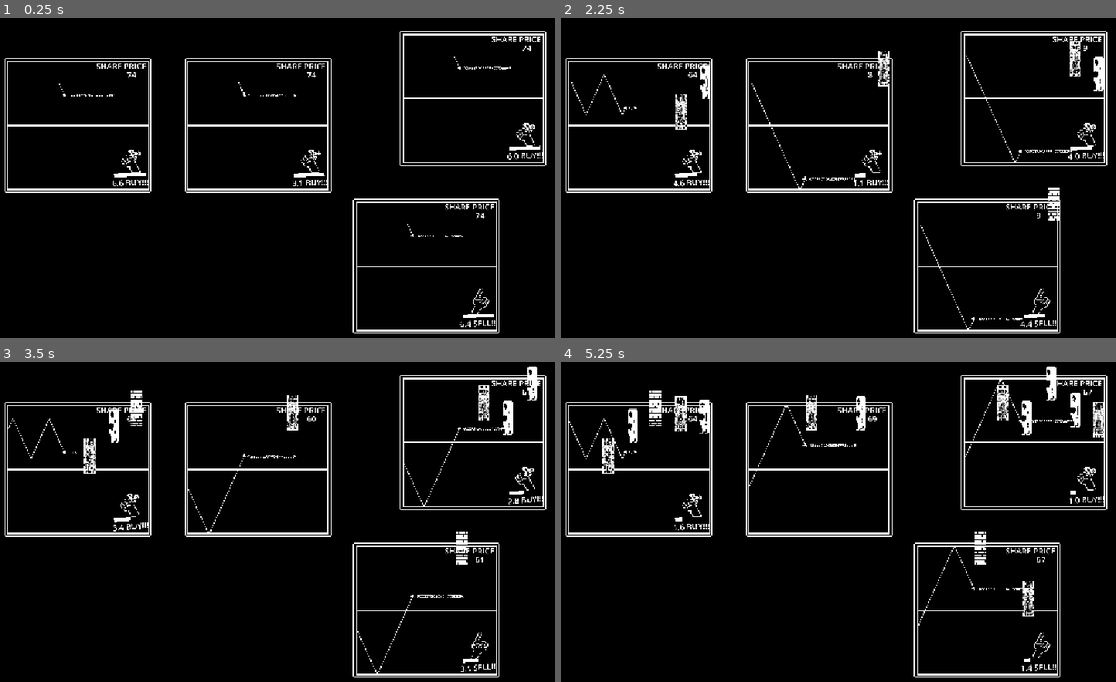
Above: before the commit, frames 1-4 (two rows, left to right).
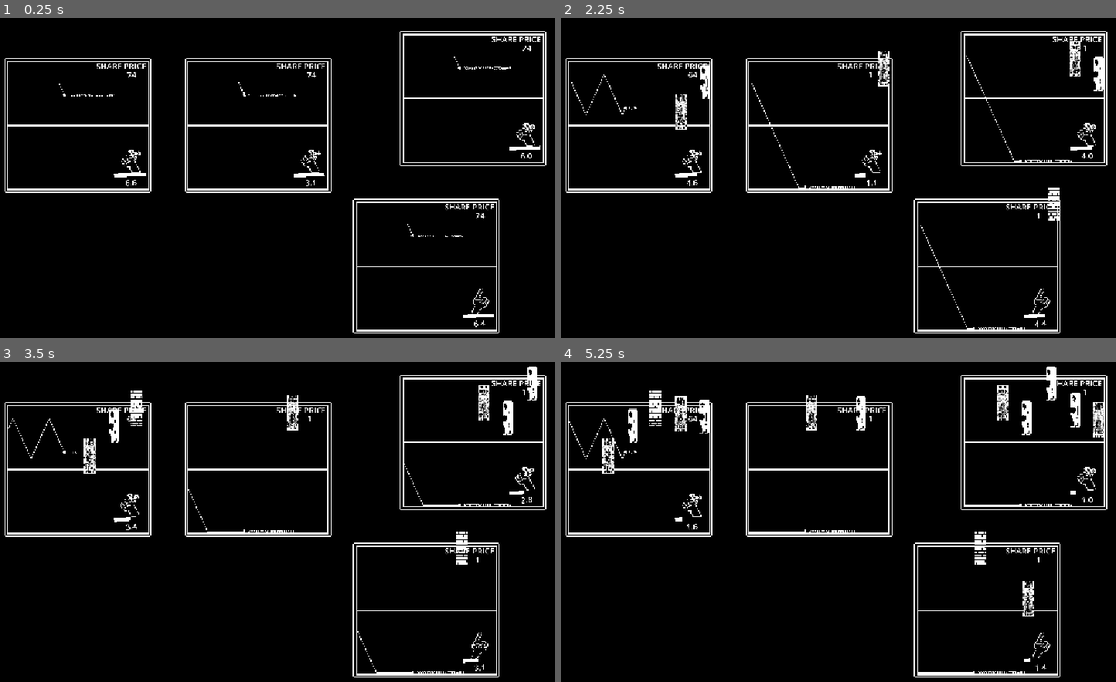
Above: after the commit, the same moments.

Repository: yarkoasaf/lauchablast-capitalism-1bitjam
Game: Godot game, scene res://node_2d.tscn
Two runs of this game, one before a commit and one after it. Both use one fixed random seed, a clock stepped at 60 frames per second and the inputs below. This scene is started directly instead of the project's main scene.
Inputs:
- Up to frame 1 (0.25 s): no input
- Up to frame 2 (2.25 s): tap A (wave) at 0.6, 1.35, 2.1 s
- Up to frame 3 (3.5 s): tap A (wave) at 2.85 s
- Up to frame 4 (5.25 s): tap A (wave) at 3.6, 4.35, 5.1 s

The runs differ from the first frame. In frame 1, 0.2% of the frame differs, in the area x 20-98%, y 41-97%; in frame 2, 0.5%; in frame 3, 0.6%; in frame 4, 0.7%, in the area x 20-98%, y 5-98%.

Commit message:
Revert "Merge branch 'buy-sell' into develop"
This reverts commit 59ca54df78d83685ffbab85649d077bcba9d71f9, reversing
changes made to 9b4f8d4abda4abbba7bf69f5259b55bf5fb0486a.

Diff:
--- a/hand_investor.gd
+++ b/hand_investor.gd
@@ -16,14 +16,11 @@
 var _time_left: float
 var _ui_timer: Timer
 var _dying: bool = false
-var buy_sell_text: String = ""
 
 func _ready() -> void:
 	# choose texture
 	is_buy = (randi_range(0, 1) == 0)
 	sprite.texture = BUY_TEX if is_buy else SELL_TEX
-	# choose text
-	buy_sell_text = "BUY!!!" if is_buy else "SELL!!!"
 
 	# init timer ui
 	_time_left = lifetime
@@ -49,7 +46,7 @@
 func _update_ui() -> void:
 	var ratio: float = 0.0 if lifetime <= 0.0 else (_time_left / lifetime)
 	bar.value = ratio
-	label.text = "%0.1f" % _time_left + " " + buy_sell_text
+	label.text = "%0.1f" % _time_left
 
 func _begin_despawn() -> void:
 	if _dying:
--- a/node_2d.tscn
+++ b/node_2d.tscn
@@ -1,7 +1,6 @@
 [gd_scene format=3 uid="uid://c44wcoh434kqa"]
 
 [ext_resource type="PackedScene" uid="uid://u377wgernark" path="res://scenes/pantalla.tscn" id="1_epypp"]
-[ext_resource type="AudioStream" uid="uid://626dkusjp6kc" path="res://assets/watermello-hard-phonk-phonk-music-484666.mp3" id="3_epypp"]
 [ext_resource type="Texture2D" uid="uid://0kvu2crx0j76" path="res://assets/sprites/A.jpg" id="6_kdubu"]
 
 [sub_resource type="Shader" id="Shader_wtcfe"]
@@ -95,7 +94,3 @@
 offset_right = 1153.0
 offset_bottom = 644.0
 theme = SubResource("Theme_0e48y")
-
-[node name="WatermelloHardPhonkPhonkMusic484666" type="AudioStreamPlayer" parent="." unique_id=373980899]
-stream = ExtResource("3_epypp")
-autoplay = true
--- a/scenes/hand_investor.tscn
+++ b/scenes/hand_investor.tscn
@@ -97,15 +97,15 @@
 [node name="TimeLabel" type="Label" parent="Pivot/UI/Panel" unique_id=2081837254]
 layout_mode = 1
 anchors_preset = -1
-anchor_left = -1.1371313
-anchor_top = 0.6332357
-anchor_right = 1.0050706
-anchor_bottom = 4.310655
+anchor_left = -0.6701838
+anchor_top = 0.7183204
+anchor_right = 0.63794774
+anchor_bottom = 4.3957396
 offset_left = 90.0
 offset_top = 31.0
 offset_right = 130.0
 offset_bottom = 54.0
 theme_override_font_sizes/font_size = 100
-text = "10.3 BUY!!!"
+text = "10.3"
 horizontal_alignment = 1
 metadata/_edit_use_anchors_ = true
--- a/scripts/GameControl/character_body_2d.gd
+++ b/scripts/GameControl/character_body_2d.gd
@@ -11,16 +11,9 @@
 var ultimoPrecio:= 0
 var letraPantalla: String = ""
 
-#temp
-var _prev_pos: Vector2
-
-
 func _ready() -> void:
 	letraPantalla =get_parent().get("letraPantalla")
 	print(letraPantalla)
-
-	#temp
-	_prev_pos = global_position
 
 func calcularPrecio() -> void:
 	if mapaLocal == null:
@@ -41,7 +34,7 @@
 
 
 #maneja movimiento de la flecha
-func _physics_process(delta: float) -> void:
+func _physics_process(_delta: float) -> void:
 	# Toggle on key press
 	if Input.is_action_just_pressed("wave" + letraPantalla):
 		going_up = !going_up
@@ -51,11 +44,3 @@
 	velocity.y = -speed_y if going_up else speed_y
 	move_and_slide()
 	calcularPrecio()
-
-	# REAL velocity (after collisions)
-	var safe_delta: float = maxf(delta, 0.000001)
-	var real_velocity: Vector2 = (global_position - _prev_pos) / safe_delta
-	_prev_pos = global_position
-
-	if real_velocity.length() == 0.0:
-		going_up = !going_up
Not shown, removed: assets/watermello-hard-phonk-phonk-music-484666.mp3.import
Not shown, removed: assets/watermello-hard-phonk-phonk-music-484666.mp3
